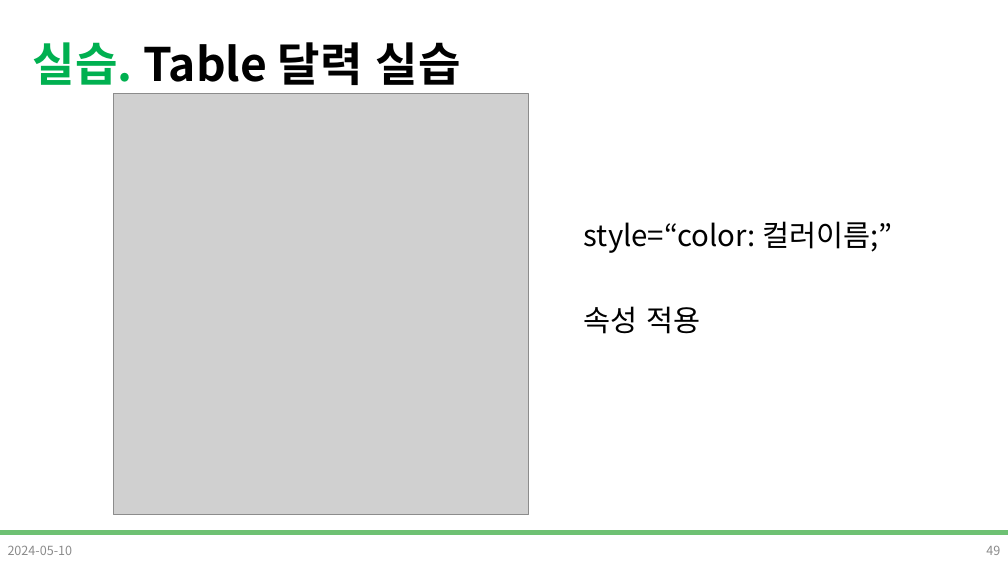
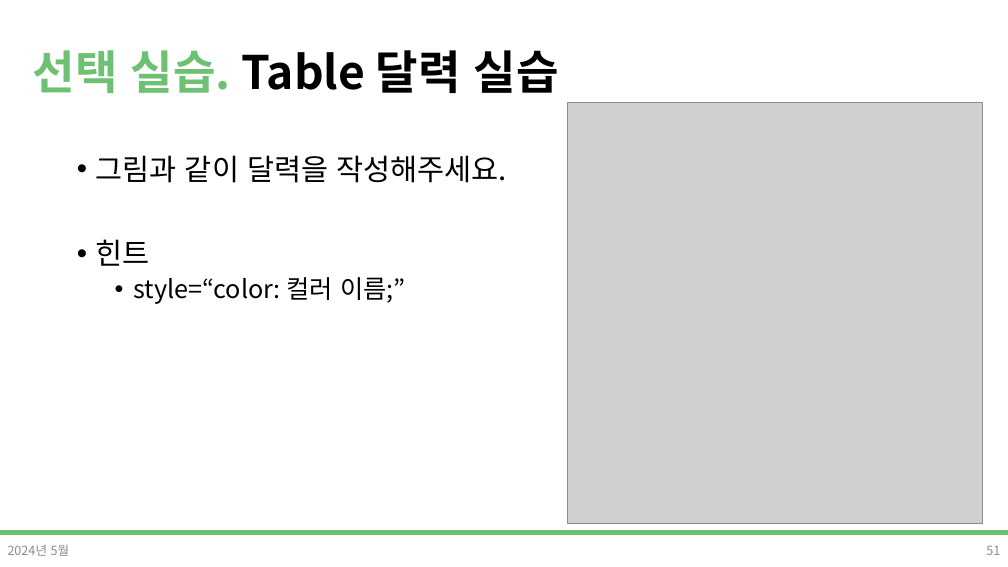
Before and after one commit to DevDamon0527/SeSAC_Yeongdeungpo_Campus_6th, a slide deck: slide 51 of material/[SeSAC_YDP_6] 02_HTML.pptx (slide 49 before the commit). Drawn at 1008x567 pixels with LibreOffice and Linux fonts; fonts in the diff are those of the drawing; grey boxes stand for pictures; background and template pictures are left out. Boxes give left, top, right and bottom in pixels: in the first picture for what was removed or moved away, otherwise in the second. Text is boxed around its words. In the diff, an @@ line names an element or a change of style, - is before the commit and + after.

Commit message:
HTML ppt 수정 (실습)

```diff
--- a/material/[SeSAC_YDP_6] 02_HTML.pptx
+++ b/material/[SeSAC_YDP_6] 02_HTML.pptx
@@ title at (33, 50, 559, 93): text changed @@
-실습. Table 달력 실습
+선택 실습. Table 달력 실습
@@ picture: place and size @@
-picture at (113, 94, 529, 515)
+picture at (568, 102, 983, 523)
@@ text added at (96, 155, 506, 304), 24 pt, text #000000 @@
+• 그림과 같이 달력을 작성해주세요.
+• 힌트
+  • style=“color: 컬러 이름;”
@@ text removed at (584, 221, 892, 334) @@
-style=“color: 컬러이름;”
-속성 적용
@@ text at (8, 545, 70, 556): text changed @@
-2024-05-10
+2024년 5월
@@ page number at (986, 546, 1000, 555): text changed @@
-49
+51
```
Also in this commit, not shown: 37 other slides changed, 4 slides added, 3 slides removed.
